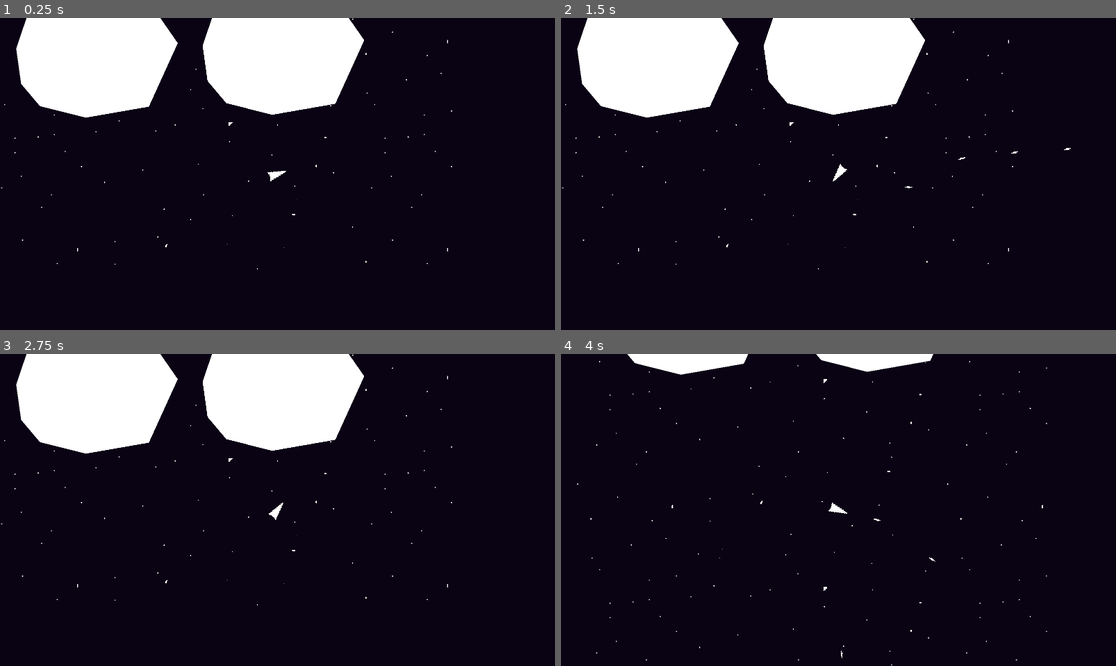
Above: before the commit, frames 1-4 (two rows, left to right).
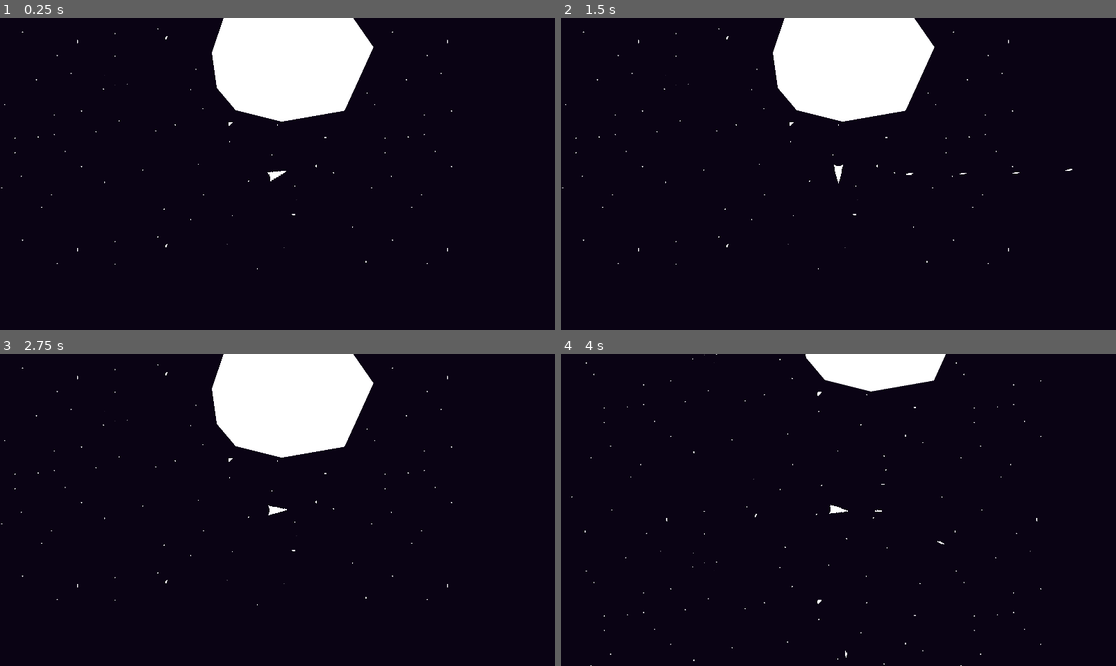
Above: after the commit, the same moments.

Repository: BloopHD/IntoTheVoid
Game: Godot game, scene res://scenes/world/world.tscn
The game is run twice, just before and just after one commit, with the same random seed, the same clock (stepped at 60 frames per second) and the same inputs.
Inputs (mouse positions are in pixels of both pictures, inside the frame that each line leads up to):
- Up to frame 1 (0.25 s): no input
- Up to frame 2 (1.5 s): move the mouse to (960, 158) at 0.52 s; hold D (right) 0.53-1.28 s; hold Space (fire_laser) 0.53-1.28 s; move the mouse to (727, 189) at 1.27 s; hold S (down) from 1.28 s (still down); click (727, 189) at 1.35 s
- Up to frame 3 (2.75 s): move the mouse to (333, 441) at 2.02 s; release S (down) at 2.03 s; hold D (right) from 2.03 s (still down); hold Right mouse button (secondary action) from 2.03 s (still down)
- Up to frame 4 (4 s): tap Enter at 2.75 s; move the mouse to (810, 572) at 2.77 s; release D (right) at 2.78 s; release Right mouse button (secondary action) at 2.78 s; hold W (up) 2.78-3.53 s; tap Space (fire_laser) at 2.85 s; move the mouse to (1005, 556) at 3.52 s; press the mouse at (1005, 556) at 3.53 s; hold A (left) from 3.53 s (still down)

The runs differ from the first frame. In frame 1, 9.1% of the frame differs, in the area x 2-68%, y 0-34%; in frame 2, 9.2%, in the area x 2-93%, y 0-55%; in frame 3, 9.1%; in frame 4, 2.8%.

Commit message:
Crosshair and turning update

Diff:
--- a/project.godot
+++ b/project.godot
@@ -74,7 +74,7 @@
 }
 fire_laser={
 "deadzone": 0.5,
-"events": [Object(InputEventKey,"resource_local_to_scene":false,"resource_name":"","device":-1,"window_id":0,"alt_pressed":false,"shift_pressed":false,"ctrl_pressed":false,"meta_pressed":false,"pressed":false,"keycode":0,"physical_keycode":32,"key_label":0,"unicode":32,"echo":false,"script":null)
+"events": [Object(InputEventKey,"resource_local_to_scene":false,"resource_name":"","device":-1,"window_id":0,"alt_pressed":false,"shift_pressed":false,"ctrl_pressed":false,"meta_pressed":false,"pressed":false,"keycode":32,"physical_keycode":32,"key_label":32,"unicode":32,"echo":false,"script":null)
 ]
 }
 
--- a/scenes/Asteroids/asteroid_2.gd
+++ b/scenes/Asteroids/asteroid_2.gd
@@ -46,11 +46,14 @@
 	for i in new_asteroids.size():
 
 		if i > 0:
+
+			# print("asteroid added - asteroid")
 			var asteroid_new: Area2D = blank_asteroid_scene.instantiate()
 			asteroid_new.find_child("Polygon2D").polygon = new_asteroids[i]
 			asteroid_new.find_child("CollisionPolygon2D").polygon = new_asteroids[i]
 			emit_signal("asteroid_added", asteroid_new)
 		else:
+
 			$Polygon2D.polygon = new_asteroids[i]
 			$CollisionPolygon2D.set_deferred("polygon", new_asteroids[0])
 
@@ -75,7 +78,7 @@
 		rotated_position.x = (point.x * cos(destruction_area.rotation)) - (point.y * sin(destruction_area.rotation))
 		rotated_position.y = (point.y * cos(destruction_area.rotation)) + (point.x * sin(destruction_area.rotation))
 
-		# Combine the localized point with the rotation to get the correct location
+		# Combine the localized point with the rotation
 		# and add them into the new_poly_points array.
 		new_poly_points.append(localized_position + rotated_position)
 
--- a/scenes/Asteroids/asteroid_blank.gd
+++ b/scenes/Asteroids/asteroid_blank.gd
@@ -1,6 +1,8 @@
 extends Area2D
 
 signal asteroid_added(new_asteroid)
+
+var blank_asteroid_scene: PackedScene = preload("res://scenes/Asteroids/asteroid_blank.tscn")
 
 func _ready():
 	calculate_polygon_properties()
@@ -37,17 +39,25 @@
 func clip(destruction_area):
 
 	var localized_rotated_destruct_area: Polygon2D = localize_and_rotate(destruction_area)
+	# destruction_area.position = transform.basis_xform_inv(destruction_area.position - global_position)
 
 	var new_asteroids: Array[PackedVector2Array] = Geometry2D.clip_polygons($Polygon2D.polygon, localized_rotated_destruct_area.polygon)
 
-	for new_asteroid in new_asteroids:
+	for i in new_asteroids.size():
 
-		if new_asteroids.size() == 1:
-			$Polygon2D.polygon = new_asteroids[0]
+		if i > 0:
+
+			print("asteroid added - asteroid")
+			var asteroid_new: Area2D = blank_asteroid_scene.instantiate()
+			asteroid_new.find_child("Polygon2D").polygon = new_asteroids[i]
+			asteroid_new.find_child("CollisionPolygon2D").polygon = new_asteroids[i]
+			emit_signal("asteroid_added", asteroid_new)
+		else:
+
+			$Polygon2D.polygon = new_asteroids[i]
 			$CollisionPolygon2D.set_deferred("polygon", new_asteroids[0])
 
 
-		emit_signal("asteroid_added", new_asteroid)
 
 
 
@@ -56,16 +66,22 @@
 	var offset_poly = Polygon2D.new()
 	offset_poly.global_position = Vector2.ZERO
 
-	var new_values = []
+	var new_poly_points: Array[Vector2] = []
 
 	for point in destruction_area.polygon:
 
-		var rotated_vector: Vector2 = Vector2()
-		rotated_vector.x = (point.x * cos(destruction_area.rotation)) - (point.y * sin(destruction_area.rotation))
-		rotated_vector.y = (point.y * cos(destruction_area.rotation)) + (point.x * sin(destruction_area.rotation))
+		# Localize the polygons point.
+		var localized_position: Vector2 = destruction_area.global_position - global_position
 
-		new_values.append(rotated_vector+destruction_area.global_position)
+		# Rotate the polygon point.
+		var rotated_position: Vector2 = Vector2()
+		rotated_position.x = (point.x * cos(destruction_area.rotation)) - (point.y * sin(destruction_area.rotation))
+		rotated_position.y = (point.y * cos(destruction_area.rotation)) + (point.x * sin(destruction_area.rotation))
 
-	offset_poly.polygon = PackedVector2Array(new_values)
+		# Combine the localized point with the rotation
+		# and add them into the new_poly_points array.
+		new_poly_points.append(localized_position + rotated_position)
+
+	offset_poly.polygon = PackedVector2Array(new_poly_points)
 
 	return offset_poly
--- /dev/null
+++ b/scenes/crosshairs/crosshair.gd
@@ -0,0 +1 @@
+extends Node2D
--- /dev/null
+++ b/scenes/crosshairs/crosshair.tscn
@@ -0,0 +1,10 @@
+[gd_scene load_steps=3 format=3 uid="uid://dmtjjxxfv4b6f"]
+
+[ext_resource type="Script" path="res://scenes/crosshairs/crosshair.gd" id="1_bgqtx"]
+[ext_resource type="Texture2D" uid="uid://ylgrvbkslgge" path="res://sprites/crosshair.png" id="1_bwtqj"]
+
+[node name="Crosshair" type="Node2D"]
+script = ExtResource("1_bgqtx")
+
+[node name="Sprite2D" type="Sprite2D" parent="."]
+texture = ExtResource("1_bwtqj")
--- a/scenes/player/player.gd
+++ b/scenes/player/player.gd
@@ -57,9 +57,25 @@
 	move_and_slide()
 
 func player_rotation() -> Vector2:
-	var look_dir: Vector2 = (get_global_mouse_position() - position).normalized()
+	var left: float = Input.get_action_strength("left")
+	var right: float = Input.get_action_strength("right")
+	var look_dir: Vector2
+
+	# Keyboard turning controls take priority, so always turn
+	# on keyboard input.
+	if (left != 0 || right != 0):
+		# TODO: set look_dir to the correct direction.
+		pass
+
+	# Then, if the mouse has not moved stay the direction
+	# player is currently facing. Or if the mouse has moved,
+	# go ahead and move toward mouse.
+	elif !Input.get_last_mouse_velocity():
+		look_dir = (get_global_mouse_position() - position).normalized()
+
 	var angle = look_dir.angle() + NINETY_DEGREES_RAD
 	rotation_degrees = rad_to_deg(lerp_angle(global_rotation, angle, .1))
+
 	return look_dir
 
 func _on_timer_timeout():
--- a/scenes/player/player.tscn
+++ b/scenes/player/player.tscn
@@ -1,7 +1,8 @@
-[gd_scene load_steps=4 format=3 uid="uid://dgy3rqxws2l4w"]
+[gd_scene load_steps=5 format=3 uid="uid://dgy3rqxws2l4w"]
 
 [ext_resource type="Texture2D" uid="uid://b2ewnmaaqi1gy" path="res://sprites/SimpleShip.png" id="1_gvkbj"]
 [ext_resource type="Script" path="res://scenes/player/player.gd" id="1_pf1yp"]
+[ext_resource type="PackedScene" uid="uid://dmtjjxxfv4b6f" path="res://scenes/crosshairs/crosshair.tscn" id="3_7ao8m"]
 
 [sub_resource type="CapsuleShape2D" id="CapsuleShape2D_2v2iu"]
 radius = 14.0
@@ -9,10 +10,6 @@
 
 [node name="Player" type="CharacterBody2D"]
 script = ExtResource("1_pf1yp")
-max_speed = null
-accel = null
-friction = null
-rotation_speed = null
 
 [node name="CollisionShape2D" type="CollisionShape2D" parent="."]
 shape = SubResource("CapsuleShape2D_2v2iu")
@@ -26,6 +23,8 @@
 wait_time = 0.15
 one_shot = true
 
+[node name="Crosshair" parent="." instance=ExtResource("3_7ao8m")]
+
 [node name="LaserMarkers" type="Node2D" parent="."]
 
 [node name="LaserMarker" type="Marker2D" parent="LaserMarkers"]
--- a/scenes/world/world.gd
+++ b/scenes/world/world.gd
@@ -4,6 +4,6 @@
 	$Projectiles.add_child(laser)
 
 
-
 func _on_asteroid_asteroid_added(new_asteroid:Variant):
-	$Asteroids.add_child(new_asteroid)
+	# print("asteroid added - world")
+	$Asteroids.call_deferred("add_child", new_asteroid)
--- a/scenes/world/world.tscn
+++ b/scenes/world/world.tscn
@@ -12,6 +12,10 @@
 
 [node name="Player" parent="." instance=ExtResource("1_e5wuh")]
 position = Vector2(640, 380)
+max_speed = 500
+accel = 500
+friction = 100
+rotation_speed = 250
 
 [node name="Camera2D" type="Camera2D" parent="Player"]
 
@@ -20,8 +24,7 @@
 [node name="Asteroids" type="Node2D" parent="."]
 
 [node name="Asteroid" parent="Asteroids" instance=ExtResource("4_cqg6a")]
-
-[node name="Asteroid2" parent="Asteroids" instance=ExtResource("4_cqg6a")]
-position = Vector2(645, -10)
+position = Vector2(677, 14)
 
 [connection signal="laser_shot" from="Player" to="." method="_on_player_laser_shot"]
+[connection signal="asteroid_added" from="Asteroids/Asteroid" to="." method="_on_asteroid_asteroid_added"]
Binary file added: sprites/crosshair.png
Not shown, added: sprites/crosshair.png.import
